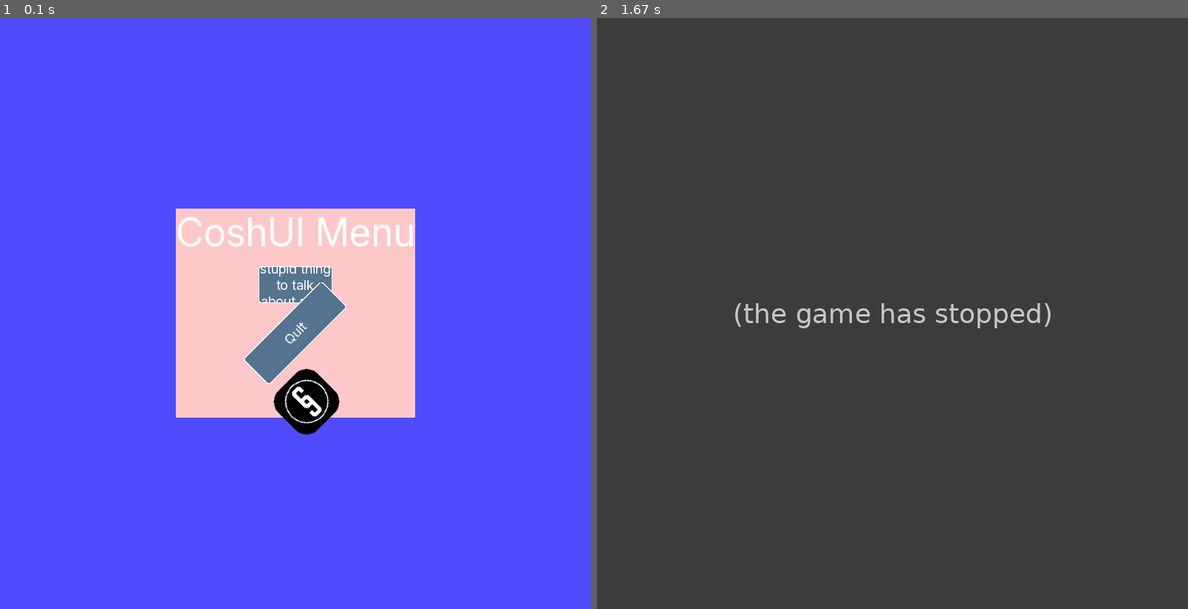
Above: before the commit, frames 1-2 (left to right).
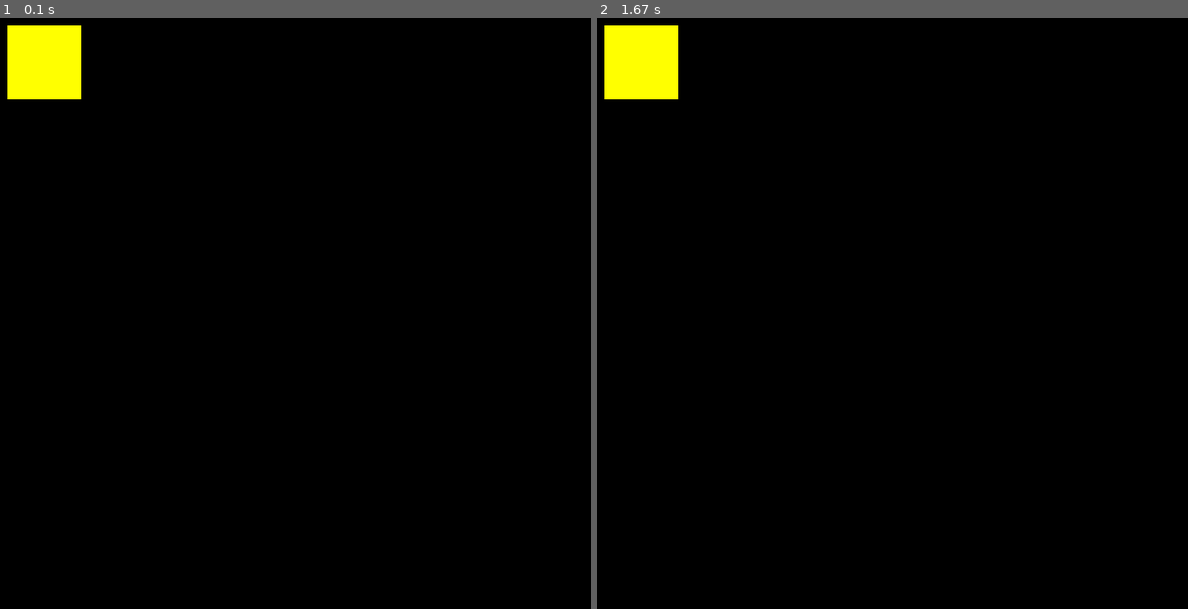
Above: after the commit, the same moments.

Repository: JyleFV/CoshUI
Game: pygame game, started from examples/example_pygame.py
The game is run twice, just before and just after one commit, with the same random seed, the same clock (stepped at 60 frames per second) and the same inputs.
Inputs (mouse positions are in pixels of both pictures, inside the frame that each line leads up to):
- Up to frame 1 (0.1 s): no input
- Up to frame 2 (1.67 s): click (892, 313) at 0.38 s

The runs differ from the first frame. In frame 1, 99% of the frame differs, in the area x 0-100%, y 0-100%; in frame 2, 100%.
Before the commit the program exited at 0.4 s; later frames show no game.

Commit message:
Early implementation of ModernGL + GLFW backend

Diff:
--- a/examples/example_moderngl_glfw.py
+++ b/examples/example_moderngl_glfw.py
@@ -1,22 +1,36 @@
+import coshui as cui
+import moderngl
 import glfw
-import sys
 
 def main():
     if not glfw.init(): return
 
-    window = glfw.create_window(800, 800, "GLFW Window", None, None)
+    window = glfw.create_window(800, 800, "ModernGL::GLFW CoshUI Test", None, None)
     if not window:
         glfw.terminate()
         return
 
     glfw.make_context_current(window)
 
+    ctx = moderngl.create_context()
+    # Better to create the backend once so shader compilation and all that is only done once.
+    backend = cui.ModernGLBackend(ctx, cui.GLFW)
+
     while not glfw.window_should_close(window):
         # Render here
+        ctx.clear(0.1, 0.1, 0.1, 1.0)
+
+        with cui.CoshUIRenderer(backend, cui.DEBUG):
+            with cui.Container(id="main_root", width=cui.FILL, height=cui.FILL, padding=10):
+                cui.Container(id="test", width=100, height=100, style=cui.CoshStyling(background_color=(255, 255, 0), alpha=10, border_radius=20))
+
+        if cui.get_signal("test", cui.CLICKED):
+            cui.animate("transform_rotation", "test", 45.0, 1.0, "ease_out_bounce")
+        if cui.get_signal("test", cui.RELEASED):
+            cui.animate("transform_rotation", "test", 0.0, 1.0, "ease_out_bounce")
+
         glfw.swap_buffers(window)
         glfw.poll_events()
-
-        print(glfw.get_window_size(glfw.get_current_context()))
 
     glfw.terminate()
 
--- a/examples/example_moderngl_mglw.py
+++ b/examples/example_moderngl_mglw.py
@@ -1,10 +1,20 @@
 import moderngl
 import moderngl_window as mglw
+import coshui as cui
+
+# NOTE: `moderngl_window` is fucking terrible when it comes to making external tooling. Because it doesn't provide a simple way to get the position
+# of the mouse relative to the window, CoshUI has to reach out into the internals and poll a private member variable, more specifically the `_mouse_pos`
+# variable of the current window. But here's the thing, they don't update this private variable. It only gets updates when the internal method `_calc_mouse_delta()`
+# is called. Meaning, there are 2 ways to fix this, #1 the current fix in this file which overrides the `on_mouse_position_event()` method and sets `_mouse_pos`
+# there, or #2 call `mglw.window()._calc_mouse_delta(self.mouse_x, self.mouse_y)` BEFORE the UI code runs. Either way, both are genuine hacks which I don't like
+# >:(
+
+# NOTE: MGLW is still very weird, maybe I'll work on it at a later time
 
 class MyRenderer(mglw.WindowConfig):
     gl_version = (3, 3)
     title = "ModernGL CoshUI Test"
-    window_size = (1200, 800)
+    window_size = (800, 800)
     aspect_ratio = 16 / 9
     resizable = True
 
@@ -12,28 +22,30 @@
         super().__init__(**kwargs)
         self.mouse_x = 0
         self.mouse_y = 0
-        # Initialization logic (load shaders, buffers, VAOs)
-        # Example:
-        # self.prog = self.ctx.program(...)
+        self.coshui_backend = cui.ModernGLBackend(self.ctx, cui.MGLW)
 
     def on_render(self, time: float, frametime: float):
-        # This is your main loop, called every frame
-        print(mglw.window()._mouse_pos)
+        self.ctx.clear(0.1, 0.1, 0.1)
 
-        self.ctx.clear(0.1, 0.1, 0.1)  # Clear screen with dark gray
+        with cui.CoshUIRenderer(self.coshui_backend, cui.DEBUG):
+            with cui.Container(id="main_root", width=cui.FILL, height=cui.FILL, padding=10):
+                cui.Container(id="test", width=100, height=100, style=cui.CoshStyling(background_color=(255, 255, 0), alpha=10, border_radius=20))
 
-        # Rendering logic here
-        # Example:
-        # self.vao.render()
+        if cui.get_signal("test", cui.CLICKED):
+            cui.animate("transform_rotation", "test", 45.0, 1.0, "ease_out_bounce")
+        if cui.get_signal("test", cui.RELEASED):
+            cui.animate("transform_rotation", "test", 0.0, 1.0, "ease_out_bounce")
 
     def on_resize(self, width: int, height: int):
-        # Handle window resizing if needed
         self.ctx.viewport = (0, 0, width, height)
 
     def on_mouse_position_event(self, x, y, dx, dy):
-        # This fires whenever the mouse moves
         self.mouse_x = x
         self.mouse_y = y
 
+        # NOTE: This `on_mouse_position_event` function and this _mouse_pos = (x, y) is
+        # necessary for CoshUI's interaction system to work.
+        mglw.window()._mouse_pos = (x, y)
+
 if __name__ == '__main__':
     mglw.run_window_config(MyRenderer)
--- a/examples/example_pygame.py
+++ b/examples/example_pygame.py
@@ -23,24 +23,13 @@
         screen.fill(BLACK)
 
         with cui.CoshUIRenderer(cui.PygameBackend(screen), cui.DEBUG):
-            with cui.Container(id="container_1", width=cui.FILL, height=cui.FILL, style=cui.CoshStyling(background_color=(80, 75, 255)), align=cui.ALIGN_CENTER, justify=cui.JUSTIFY_CENTER):
-                with cui.Container(id="main_container", direction=cui.COLUMN, align=cui.ALIGN_CENTER, justify=cui.JUSTIFY_CENTER, gap=15, style=cui.CoshStyling(background_color=(255, 200, 200))):
-                    cui.Label(id="main_label", text="CoshUI Menu", font_size=52)
-                    cui.Button(id="settings_button", text="Settings is a stupid thing to talk about and I don't like it", text_overflow=cui.TEXT_WRAP, height=50, text_justify=cui.TEXT_JUSTIFY_CENTER)
-                    cui.Button(id="quit_button", text="Quit", height=50, width=150, style=cui.CoshStyling(transform_rotation=45.0))
-                    cui.Image(id="test_image", src="assets/image.png", width=75, height=75, style=cui.CoshStyling(transform_rotation=45.0))
+            with cui.Container(id="main_root", width=cui.FILL, height=cui.FILL, padding=10):
+                cui.Container(id="test", width=100, height=100, style=cui.CoshStyling(background_color=(255, 255, 0)))
 
-        if cui.get_signal("settings_button", cui.CLICKED):
-            cui.animate("transform_scale", "main_label", 1.2, 0.25, "ease_in")
-            cui.animate("background_color", "main_container", (255, 0, 0), 1.5, "ease_in")
-        if cui.get_signal("settings_button", cui.RELEASED):
-            cui.animate("transform_scale", "main_label", 1.0, 0.25, "ease_in")
-            cui.animate("background_color", "main_container", (255, 200, 200), 1.5, "ease_out")
-
-        if cui.get_signal("quit_button", cui.HOVERED):
-            cui.animate("transform_rotation", "quit_button", 0.0, 0.5, "ease_in")
-        if cui.get_signal("quit_button", cui.HOVER_EXIT):
-            cui.animate("transform_rotation", "quit_button", 45.0, 0.5, "ease_in")
+        if cui.get_signal("test", cui.CLICKED):
+            cui.animate("transform_rotation", "test", 45.0, 1.0, "ease_out_bounce")
+        if cui.get_signal("test", cui.RELEASED):
+            cui.animate("transform_rotation", "test", 0.0, 1.0, "ease_out_bounce")
         if cui.get_signal("quit_button", cui.CLICKED):
             running = False
 
--- a/examples/example_raylib.py
+++ b/examples/example_raylib.py
@@ -22,10 +22,6 @@
                     cui.Button(id="quit_button", text="Quit", height=50, width=150, style=cui.CoshStyling(transform_rotation=45.0))
                     cui.Image(id="test_image", src="assets/image.png", width=75, height=75)
 
-        cui.animate("transform_rotation", "main_container", 360, 2.5, "ease_in").finished(
-            lambda: cui.animate("transform_position", "main_container", (0, 30), 2.5, "ease_in")
-        )
-
         rl.end_drawing()
 
         if cui.get_signal("settings_button", cui.CLICKED):
--- a/pyproject.toml
+++ b/pyproject.toml
@@ -19,8 +19,11 @@
 
 [project.optional-dependencies]
 pygame = ["pygame-ce"]
-raylib = ["raylib-py"]
-all = ["pygame-ce", "raylib-py"]
+raylib = ["raylibpy"]
+moderngl = ["moderngl", "glfw"]
+moderngl-mglw = ["moderngl", "moderngl-window"]
+pyopengl = ["PyOpenGL", "PyOpenGL_accelerate", "glfw"]
+all = ["pygame-ce", "raylibpy", "PyOpenGL", "PyOpenGL_accelerate", "glfw", "moderngl", "moderngl-window"]
 
 [tool.setuptools.packages.find]
 where = ["src"]
--- a/src/coshui/__init__.py
+++ b/src/coshui/__init__.py
@@ -1,6 +1,6 @@
 from .core import CoshUIRenderer
 
-from .widgets import Container, Grid, Modal, Button, Label, InputField, Checkbox, Image, Slider, Dropdown
+from .widgets import Container, Grid, Modal, Button, Label, Checkbox, Image, Slider, Dropdown
 
 from .utility import Ref, set_default_font, add_class, add_font, get_signal, create_theme, set_theme
 
@@ -84,6 +84,12 @@
     if name == "RaylibBackend":
         from .backends.frameworks.raylib_backend import RaylibBackend
         return RaylibBackend
+    if name == "ModernGLBackend":
+        from .backends.graphics.moderngl_backend import ModernGLBackend
+        return ModernGLBackend
+    if name == "PyOpenGLBackend":
+        from .backends.graphics.pyopengl_backend import PyOpenGLBackend
+        return PyOpenGLBackend
     raise AttributeError(f"module 'coshui' has no attribute {name!r}")
 
 from .backends.graphics.gl_window_drivers import Windower
@@ -104,7 +110,6 @@
     "Modal",
     "Button",
     "Label",
-    "InputField",
     "Checkbox",
     "Image",
     "Slider",
@@ -113,6 +118,8 @@
     # Backends
     "PygameBackend",
     "RaylibBackend",
+    "ModernGLBackend",
+    "PyOpenGLBackend",
 
     # Themes
     "CoshTheme",
--- a/src/coshui/backends/graphics/gl_window_drivers.py
+++ b/src/coshui/backends/graphics/gl_window_drivers.py
@@ -15,7 +15,7 @@
 
 class _WindowDriver(ABC):
     @abstractmethod
-    def _measure_text(self):
+    def _measure_text(self, text, font_path, font_size):
         pass
 
     @abstractmethod
@@ -24,10 +24,6 @@
 
     @abstractmethod
     def _get_size(self):
-        pass
-
-    @abstractmethod
-    def _get_ortho_projection(self):
         pass
 
 # GLFW
@@ -43,22 +39,21 @@
             CoshInput._mouse_position[1] - CoshInput._prev_mouse_position[1]
         )
         CoshInput._prev_mouse_position = CoshInput._mouse_position
-        CoshInput._current_mouse_pressed = True if glfw.get_mouse_button(glfw.get_current_context(), glfw.MOUSE_BUTTON_LEFT) is glfw.PRESS else False
+        CoshInput._current_mouse_pressed = glfw.get_mouse_button(glfw.get_current_context(), glfw.MOUSE_BUTTON_LEFT) is glfw.PRESS
 
     def _get_size(self):
         return glfw.get_window_size(glfw.get_current_context())
-
-    def _get_ortho_projection(self):
-        pass
 
 # MGLW
 class _MGLWDriver(_WindowDriver):
     def _measure_text(self):
         pass
 
+    # This works only if _calc_mouse_delta(self.mouse_x, self.mouse_y) is called beforehand
+    # or if _mouse_pos is set somewhere. Either way, MGLW hates others making tooling around it seems.
     def _poll_input(self):
         CoshInput._prev_mouse_pressed = CoshInput._current_mouse_pressed
-        CoshInput._mouse_position = moderngl_window.window()._mouse_pos # Doesn't seem to work.
+        CoshInput._mouse_position = moderngl_window.window()._mouse_pos
         CoshInput._mouse_delta = (
             CoshInput._mouse_position[0] - CoshInput._prev_mouse_position[0],
             CoshInput._mouse_position[1] - CoshInput._prev_mouse_position[1]
@@ -69,10 +64,6 @@
     def _get_size(self):
         return moderngl_window.window().size
 
-    def _get_ortho_projection(self):
-        width, height = self._get_size()
-        return moderngl_window.geometry.projection.ortho(0, width, height, 0, -1, 1)
-
 class Windower(Enum):
     GLFW = _GLFWDriver
     MGLW = _MGLWDriver
--- a/src/coshui/backends/graphics/glsl/rect.frag
+++ b/src/coshui/backends/graphics/glsl/rect.frag
@@ -1,8 +1,34 @@
 #version 330 core
 
-in vec4 color;
+in vec2 vTexCoord;
 out vec4 FragColor;
 
+uniform vec4 inColor;
+uniform vec2 uSize;
+uniform vec4 uRadius; // (Top-Left, Top-Right, Bottom-Right, Bottom-Left)
+
+// Bulletproof independent corner radius SDF
+float sdRoundedBox(vec2 p, vec2 b, vec4 r) {
+    // Select the correct radius value based on which quadrant the pixel lies in
+    // Top-Left (x <= 0, y >= 0), Top-Right (x > 0, y >= 0)
+    // Bottom-Right (x > 0, y < 0), Bottom-Left (x <= 0, y < 0)
+    vec2 select_r = (p.x > 0.0) ? r.yz : r.xw;
+    float radius  = (p.y > 0.0) ? select_r.x : select_r.y;
+
+    vec2 q = abs(p) - b + vec2(radius);
+    return min(max(q.x, q.y), 0.0) + length(max(q, 0.0)) - radius;
+}
+
 void main() {
-    FragColor = color
+    vec2 p = (vTexCoord - 0.5) * uSize;
+
+    p.y = -p.y;
+
+    vec2 halfSize = uSize * 0.5;
+
+    float distance = sdRoundedBox(p, halfSize, uRadius);
+
+    float alpha_mask = 1.0 - smoothstep(-1.0, 0.0, distance);
+
+    FragColor = vec4(inColor.rgb, inColor.a * alpha_mask);
 }
--- a/src/coshui/backends/graphics/glsl/rect.vert
+++ b/src/coshui/backends/graphics/glsl/rect.vert
@@ -1,8 +1,30 @@
 #version 330 core
 
+layout (location = 0) in vec2 aPos;
+out vec2 vTexCoord;
+
 uniform mat4 projection;
-in vec2 pos;
+uniform float uRotation;
+uniform vec2 uCenter;
+
+uniform vec2 uElementPos;
+uniform vec2 uSize;
 
 void main() {
-    gl_position = projection * vec4(pos, 0.0, 1.0)
+    vec2 pos = aPos;
+
+    vTexCoord = (pos - uElementPos) / uSize;
+
+    if (uRotation != 0.0) {
+        pos -= uCenter;
+        float rad = -radians(uRotation);
+        float cos_a = cos(rad);
+        float sin_a = sin(rad);
+
+        float rotated_x = pos.x * cos_a - pos.y * sin_a;
+        float rotated_y = pos.x * sin_a + pos.y * cos_a;
+        pos = vec2(rotated_x, rotated_y) + uCenter;
+    }
+
+    gl_Position = projection * vec4(pos, 0.0, 1.0);
 }
--- a/src/coshui/backends/graphics/moderngl_backend.py
+++ b/src/coshui/backends/graphics/moderngl_backend.py
@@ -1,8 +1,11 @@
 from __future__ import annotations
 from typing import TYPE_CHECKING
+from pathlib import Path # Damn didn't know about this, this is good
+import numpy as np
 
 from ...backend import CoshBackend
 from ...types import CoshTextAlign, CoshTextJustify, CoshTextOverflow
+from ...utility import resolve_border_radius
 from .gl_window_drivers import Windower
 
 if TYPE_CHECKING:
@@ -23,8 +26,33 @@
         self.context = context
         self.driver = driver.value()
 
-    def _draw_rect(self):
-        pass
+        self._orthographic_matrix = None
+        self._cached_size = (0, 0)
+
+        self.rect_shader = _load_program(self.context, "glsl/rect.vert", "glsl/rect.frag")
+        self.rect_vbo = self.context.buffer(reserve=12 * 4)
+        self.rect_vao = self.context.vertex_array(self.rect_shader, [(self.rect_vbo, '2f', 'aPos')])
+
+    def _draw_rect(self, x, y, w, h, color, border_radius, alpha, border, clip_rect, rotation):
+        vertices = _get_rect_vertices(x, y, w, h)
+        self.rect_vbo.write(vertices)
+
+        center_x = x + (w / 2.0)
+        center_y = y + (h / 2.0)
+
+        r, g, b = color
+        gpu_radius = resolve_border_radius(border_radius)
+
+        self.rect_shader['inColor'].value = (r / 255.0, g / 255.0, b / 255.0, alpha / 255.0)
+        self.rect_shader['uElementPos'].value = (float(x), float(y))
+        self.rect_shader['uSize'].value = (float(w), float(h))
+        self.rect_shader['uRadius'].value = tuple(float(r) for r in gpu_radius)
+
+        self.rect_shader['uRotation'].value = rotation
+        self.rect_shader['uCenter'].value = (center_x, center_y)
+        self.rect_shader['projection'].write(self._get_orthographic_matrix())
+
+        self.rect_vao.render(moderngl.TRIANGLES)
 
     def _draw_text(self):
         pass
@@ -62,3 +90,50 @@
 
     def measure_text(self, text, font_path, font_size):
         return self.driver._measure_text(text, font_path, font_size)
+
+    def _get_orthographic_matrix(self) -> np.ndarray:
+        width, height = self.get_size()
+        self._orthographic_matrix = np.array([
+            2.0 / width, 0.0, 0.0, 0.0,
+            0.0, -2.0 / height, 0.0, 0.0,
+            0.0, 0.0, -1.0, 0.0,
+            -1.0, 1.0, 0.0, 1.0
+        ], dtype=np.float32)
+
+        return self._orthographic_matrix
+
+# region HELPERS
+def _load_program(context, vertex_relative_path: str, fragment_relative_path: str):
+    backend_dir = Path(__file__).parent.resolve()
+
+    vertex_path = (backend_dir / vertex_relative_path).resolve()
+    fragment_path = (backend_dir / fragment_relative_path).resolve()
+
+    with open(vertex_path, 'r') as f:
+        vertex_source = f.read()
+
+    with open(fragment_path, 'r') as f:
+        fragment_source = f.read()
+
+    return context.program(
+        vertex_shader=vertex_source,
+        fragment_shader=fragment_source
+    )
+
+def _get_rect_vertices(x, y, width, height):
+    left = x
+    right = x + width
+    top = y
+    bottom = y + height
+
+    return np.array([
+        left, top,
+        right, top,
+        right, bottom,
+
+        left, top,
+        right, bottom,
+        left, bottom
+    ], dtype=np.float32)
+
+# endregion
--- a/src/coshui/backends/graphics/pyopengl_backend.py
+++ b/src/coshui/backends/graphics/pyopengl_backend.py
@@ -1,3 +1,5 @@
+import numpy as np
+
 from ...backend import CoshBackend
 from .gl_window_drivers import Windower
 
@@ -14,6 +16,9 @@
             )
         self.context = context
         self.driver = driver.value()
+
+        self._orthographic_matrix = None
+        self._cached_size = (0, 0)
 
     def _draw_rect(self):
         pass
@@ -35,3 +40,34 @@
 
     def measure_text(self, text, font_path, font_size):
         return self.driver._measure_text(text, font_path, font_size)
+
+    def _get_orthographic_matrix(self) -> np.ndarray:
+        current_size = self.get_size()
+
+        if self._orthographic_matrix is None or current_size != self._cached_size:
+            width, height = current_size
+            self._orthographic_matrix = np.array([
+                2.0 / width, 0.0, 0.0, 0.0,
+                0.0, -2.0 / height, 0.0, 0.0,
+                0.0, 0.0, -1.0, 0.0,
+                -1.0, 1.0, 0.0, 1.0
+            ], dtype=np.float32)
+            self._cached_size = current_size
+
+        return self._orthographic_matrix
+
+    def _get_rect_vertices(self, x, y, width, height):
+        left = x
+        right = x + width
+        top = y
+        bottom = y + height
+
+        return np.array([
+            left, top,
+            right, top,
+            right, bottom,
+
+            left, top,
+            right, bottom,
+            left, bottom
+        ], dtype=np.float32)
--- a/src/coshui/core.py
+++ b/src/coshui/core.py
@@ -75,7 +75,7 @@
         process_events()
 
         if isinstance(CoshUI._debugger, CoshDebug):
-            CoshUI._debugger.render(self.root, CoshUI._render_stack[:], copy.deepcopy(CoshUI._signals))
+            CoshUI._debugger.render(self.root, CoshUI._render_stack, CoshUI._signals)
 
         self.backend.flush(CoshUI._render_stack)
         CoshUI._render_stack.clear()
Not shown, changed: CHANGELOG.md
